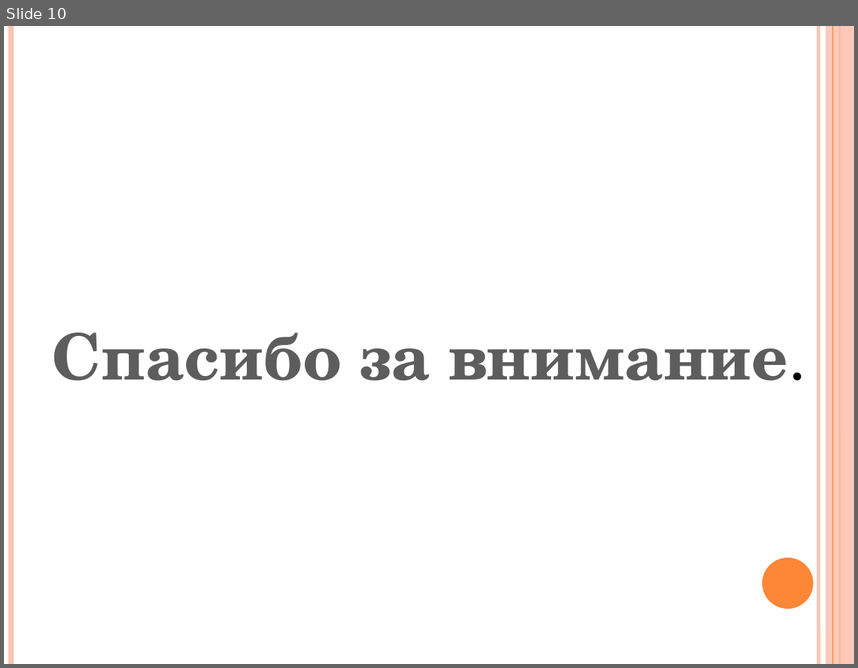
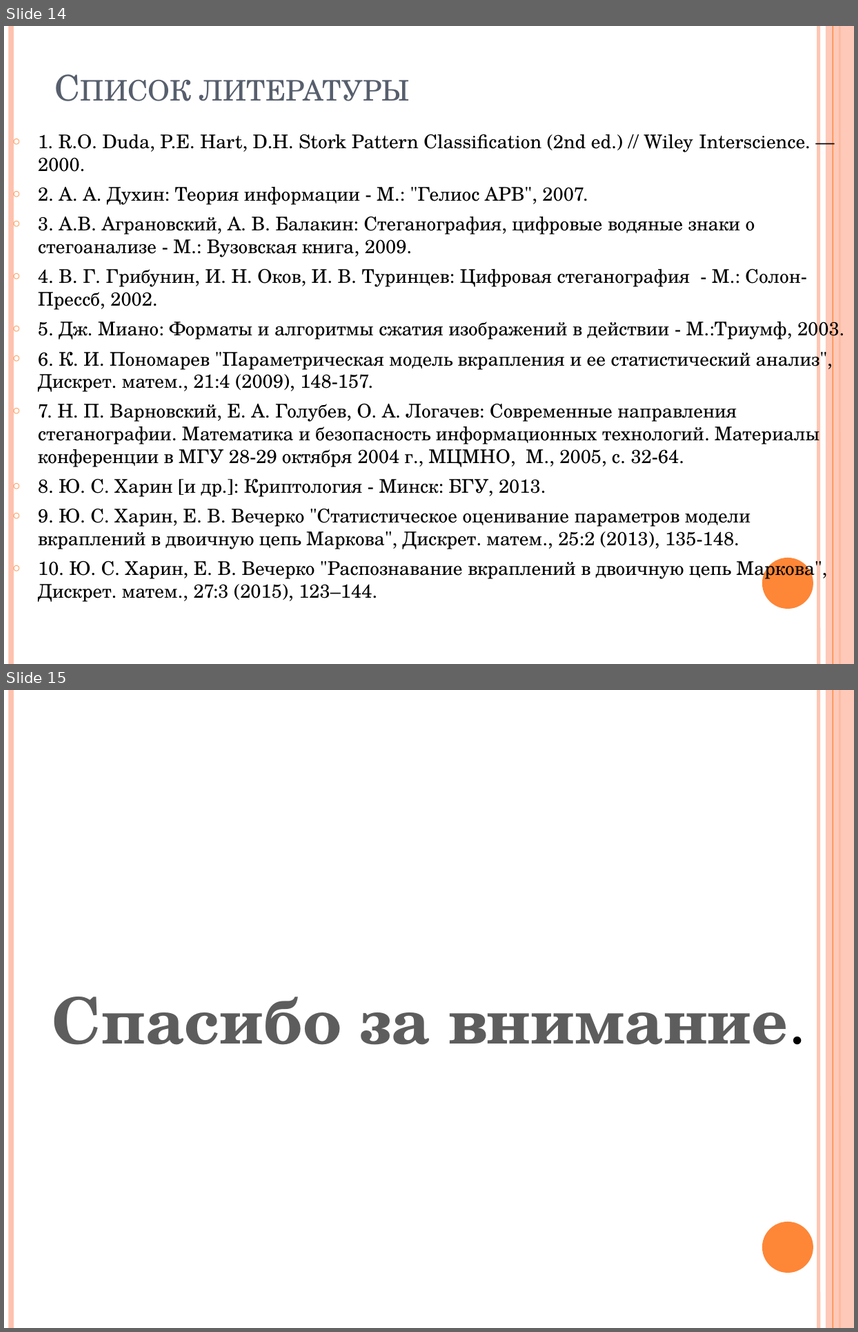
Before and after one commit to shymic/Tex-Diploma, a slide deck: Диплом/Шимко А. Ч..pptx. Shown one above the other, each under a label of ours: slide 10 before the commit, slides 14 and 15 after it. The pictures are 858x668 and 858x1332 pixels, drawn with LibreOffice and Linux fonts; fonts in the diff are those of the drawing. Boxes give left, top, right and bottom in pixels: in the first picture for what was removed or moved away, otherwise in the second. Text is boxed around its words. In the diff, an @@ line names an element or a change of style, - is before the commit and + after.

```diff
--- a/Диплом/Шимко А. Ч..pptx
+++ b/Диплом/Шимко А. Ч..pptx
@@ slide 14 added at (x1=4, y1=26, x2=854, y2=664), background #FFFFFF; not listed: 6 template elements that a slide beside it also shows @@
@@ title added at (x1=200, y1=80, x2=410, y2=101), 30 pt, text #575F6D, small capitals @@
+Список литературы
@@ text added at (x1=38, y1=134, x2=844, y2=580), 16 pt, text #000000 @@
+○ 1. R.O. Duda, P.E. Hart, D.H. Stork Pattern Classification (2nd ed.) // Wiley Interscience. — 2000.
+○ 2. А. А. Духин: Теория информации - М.: "Гелиос АРВ", 2007.
+○ 3. А.В. Аграновский, А. В. Балакин: Стеганография, цифровые водяные знаки о стегоанализе - М.: Вузовская книга, 2009.
+○ 4. В. Г. Грибунин, И. Н. Оков, И. В. Туринцев: Цифровая стеганография - М.: Солон-Прессб, 2002.
+○ 5. Дж. Миано: Форматы и алгоритмы сжатия изображений в действии - М.:Триумф, 2003.
+○ 6. К. И. Пономарев "Параметрическая модель вкрапления и ее статистический анализ", Дискрет. матем., 21:4 (2009), 148-157.
+○ 7. Н. П. Варновский, Е. А. Голубев, О. А. Логачев: Современные направления стеганографии. Математика и безопасность информационных технологий. Материалы конференции в МГУ 28-29 октября 2004 г., МЦМНО, М., 2005, с. 32-64.
+○ 8. Ю. С. Харин [и др.]: Криптология - Минск: БГУ, 2013.
+○ 9. Ю. С. Харин, Е. В. Вечерко "Статистическое оценивание параметров модели вкраплений в двоичную цепь Маркова", Дискрет. матем., 25:2 (2013), 135-148.
+○ 10. Ю. С. Харин, Е. В. Вечерко "Распознавание вкраплений в двоичную цепь Маркова", Дискрет. матем., 27:3 (2015), 123–144.
@@ what was slide 10 is now slide 15 @@
```
Also in this commit, not shown: 6 slides changed, 7 other slides added, 3 slides removed, 15 other files.
